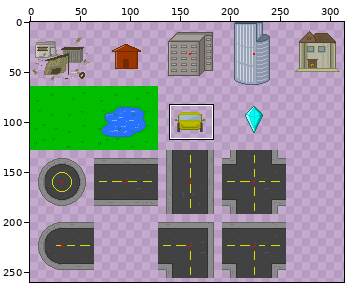
Sprite sheet -- assets/city.png. Above: a wide view before the commit, with the close-up outlined.
Close-up. Before:
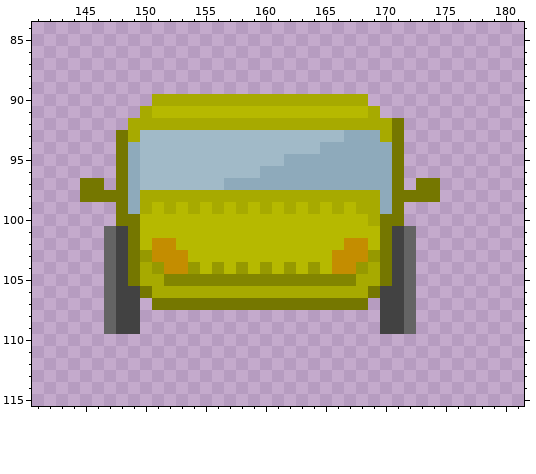
The file is 384x320 pixels. Colours within 5 levels of each other are drawn and written as one. Shown: x 141..181, y 84..115. The wide view leaves out empty margins.
The same view after the edit:
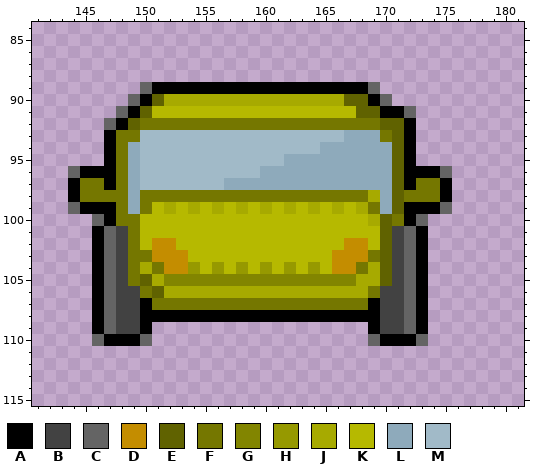
Palette (. is transparent): A #000000  B #424242  C #646464  D #c48d00  E #606200  F #757700  G #828500  H #969900  J #a7aa00  K #b6b900  L #8eaabb  M #a1bac8
The exact change:
Changed rows in their new state; - is an unchanged pixel.
first column x 144:
 89 ------CAAAAAAAAAAAAAAAAAAC------
 90 -----CAE---------------EEAC-----
 91 ----CAE-----------------EEAAC---
 92 ---CAEFFFFFFFFFFFFFFFFFFFFEEA---
 93 ---A-F--------------------FEA---
 94 ---A-----------------------EA---
 95 ---A-----------------------EA---
 96 CAAA-----------------------EAAAC
 97 A--A-----------------------EA--A
 98 A-----FFFFFFFFFFFFFFFFFFF--E---A
 99 CAAA--F------------------F-EAAAC
100 --CA----------------------E-AC--
101 --A-----------------------E--A--
102 --A-----------------------E--A--
103 --A---F------------------FE--A--
104 --A----F----------------F-E--A--
105 --A---E-------------------E--A--
106 --A----E---------------------A--
107 --A---A------------------A---A--
108 --A---AAAAAAAAAAAAAAAAAAAA---A--
109 --A---A------------------A---A--
110 --CAAAC------------------CAAAC--
Boxes around the changes in both close-ups, in picture pixels (x1, y1, x2, y2):
changed: (68, 82, 452, 346)
